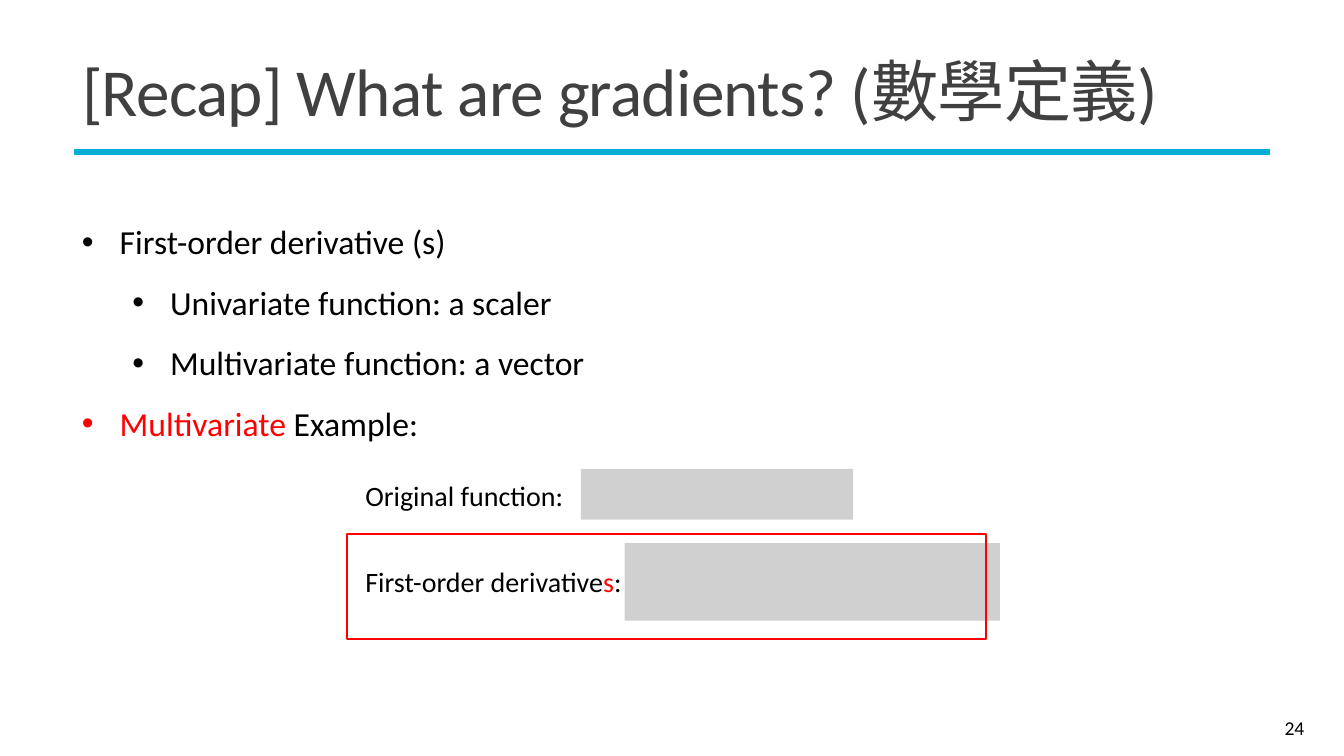
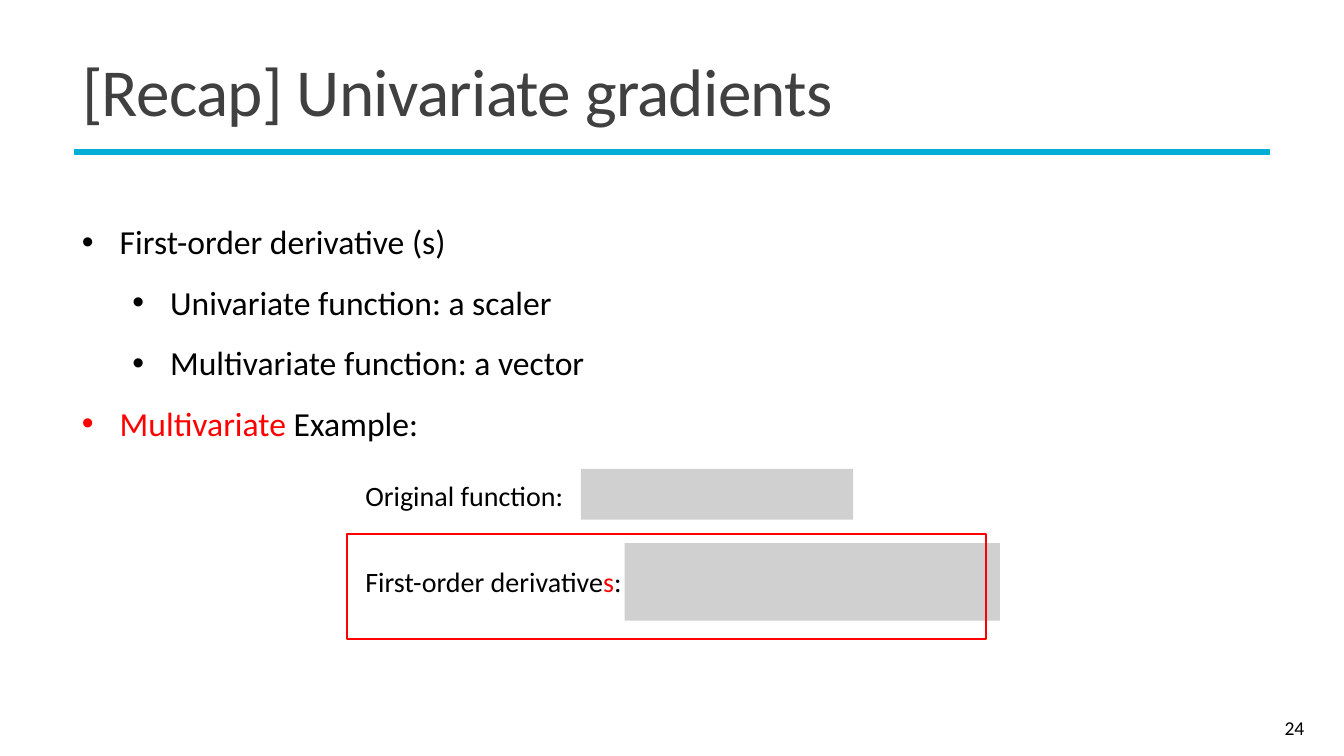
Before and after one commit to mcps5601/CGUDL_2025_Spring, a slide deck: slide 24 of slides/backprop_0303.pptx. Drawn at 1344x756 pixels with LibreOffice and Linux fonts; fonts in the diff are those of the drawing; grey boxes stand for pictures; background and template pictures are left out. Boxes give left, top, right and bottom in pixels: in the first picture for what was removed or moved away, otherwise in the second. Text is boxed around its words. In the diff, an @@ line names an element or a change of style, - is before the commit and + after.

```diff
--- a/slides/backprop_0303.pptx
+++ b/slides/backprop_0303.pptx
@@ title at bbox=[82, 67, 833, 128]: text changed @@
-[Recap] What are gradients? (數學定義)
+[Recap] Univariate gradients
```
Also in this commit, not shown: 6 other slides changed.
